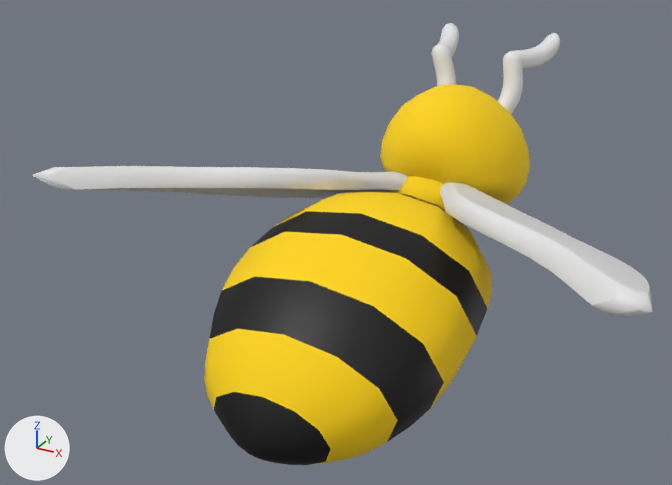
An edit to the FBX model BioPunchUnity/Assets/Models/Bee_Character.FBX, drawn before and after from the same camera.
Rendered twice from a camera (50 mm lens) standing at (0.416, -1.071, 0.54) and looking at (-0.065, -0.196, 0.103). The axes (+X, +Y, +Z) are drawn at lower left. The lights are the same throughout. Where no turn or scale is listed for an object, it has been applied to the vertices.

Before the edit, the objects in view are built like this:
```python
ob_bee_aile_gauche = bpy.data.objects.new('Bee_Aile_Gauche', me_mesh_008)
ob_bee_aile_gauche.parent = ob_bee_body
ob_bee_aile_gauche.location = (0.339, 3.044, -1.959)
ob_bee_aile_gauche.rotation_euler = (0.698, 0.0, 0.0)  # degrees (40, 0, 0)
ob_bee_aile_gauche.scale = (11.8, 10.8, 8.77)
ob_bee_aile_left = bpy.data.objects.new('Bee_Aile_Left', me_mesh_006)
ob_bee_aile_left.parent = ob_bee_body
ob_bee_aile_left.location = (0.339, 3.044, -1.959)
ob_bee_aile_left.rotation_euler = (0.698, 0.0, 0.0)  # degrees (40, 0, 0)
ob_bee_aile_left.scale = (11.8, 10.8, 8.77)
ob_bee_body = bpy.data.objects.new('Bee_Body', me_mesh)
ob_bee_body.location = (-0.001, -0.074, 0.12)
ob_bee_body.rotation_euler = (-0.785, 0.0, 0.0)  # degrees (-45, 0, 0)
ob_bee_body.scale = (0.00312, 0.00312, 0.00312)
ob_bee_booty = bpy.data.objects.new('Bee_Booty', me_mesh_007)
ob_bee_booty.parent = ob_bee_body
ob_bee_booty.location = (-0.565, -5.083, -12.62)
ob_bee_booty.rotation_euler = (-0.514, 0.0, 0.0)  # degrees (-29, 0, 0)
ob_bee_booty.scale = (3.3, 2.22, 2.68)
ob_bee_head = bpy.data.objects.new('Bee_Head', me_mesh_001)
ob_bee_head.parent = ob_bee_body
ob_bee_head.location = (0.339, 2.89, 1.734)
ob_bee_head.rotation_euler = (0.785, 0.0, 0.0)  # degrees (45, 0, 0)
ob_bee_head.scale = (2.02, 1.94, 1.94)
ob_capsule002 = bpy.data.objects.new('Capsule002', me_mesh_002)
ob_capsule002.location = (-0.041, 0.064, 0.197)
ob_capsule003 = bpy.data.objects.new('Capsule003', me_mesh_003)
ob_capsule003.location = (-0.061, 0.086, 0.267)
ob_capsule004 = bpy.data.objects.new('Capsule004', me_mesh_005)
ob_capsule004.location = (0.036, 0.061, 0.197)
ob_capsule005 = bpy.data.objects.new('Capsule005', me_mesh_004)
ob_capsule005.location = (0.034, 0.089, 0.268)
```
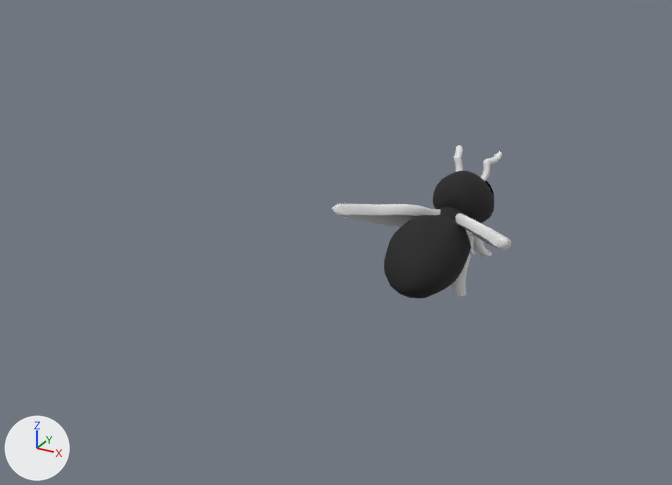
Commit message: Push character V2 + update in MAIN

What differs and where, as boxes [x1, y1, x2, y2] in the pictures (672 x 485 px):
'Bee_Booty', recoloured, moved, turned, rescaled
    before: [204, 192, 492, 465]
    after: [384, 215, 471, 298]
'Bee_Head', recoloured, moved, rescaled, turned
    before: [380, 84, 530, 204]
    after: [432, 171, 494, 223]
'Bee_Aile_Left', moved, rescaled, turned
    before: [32, 166, 407, 198]
    after: [331, 204, 441, 227]
'Bee_Aile_Gauche', moved, turned, rescaled
    before: [440, 182, 653, 317]
    after: [455, 213, 511, 250]
'Bee_Body', recoloured, moved, rescaled, turned
    before: [395, 176, 445, 210]
    after: [440, 207, 466, 231]
'Capsule004', deleted
    before: [498, 54, 523, 114]
'Capsule005', deleted
    before: [504, 33, 560, 70]
'Capsule002', deleted
    before: [432, 47, 456, 86]
'Capsule003', deleted
    before: [431, 23, 459, 56]
'Bee_R_Foot3', added
    after: [452, 253, 471, 297]
'Bee_R_Foot1', added
    after: [472, 235, 492, 257]
'Bee_Antenna_Right', added
    after: [481, 160, 490, 181]
'Bee_Antenna_Left', added
    after: [454, 156, 463, 172]
'Bee_EndAntenna_Right', added
    after: [484, 151, 502, 165]
'Bee_EndAntenna_Left', added
    after: [454, 145, 463, 157]
'Bee_R_Foot2', added
    after: [469, 237, 475, 255]
part 1 of me_mesh_007, recoloured
    before: [204, 192, 492, 465]
    after: [384, 215, 471, 298]
part 2 of me_mesh_007, recoloured
    before: [209, 193, 488, 465]
    after: [384, 220, 469, 298]
part 4 of me_mesh_001, recoloured
    before: [388, 84, 522, 145]
    after: [436, 171, 490, 197]

What changed in the scene script:
```text
Change me_mesh_007:
    where me_mesh_007.from_pydata(...)  # 218 vertices, 228 faces; spans x -13.9..13.9, y -15.4..12.4, z -44.3..3.3
    used by ob_bee_booty; parent = ob_bee_body; location = (-0.565, -5.083, -12.62); rotation_euler = (-0.514, 0.0, 0.0), in degrees (-29, 0, 0); scale = (3.3, 2.22, 2.68)
    me_mesh_007 part 1: all 96 faces that had it switch from mat_material__36 (yellow #ffd400) to mat_material__37 (black #1c1c1c)
    me_mesh_007 part 2: all 132 faces that had it switch from mat_material__35_slot__3_002 (black #000000) to mat_material__37 (black #1c1c1c)
Change me_mesh:
    where me_mesh.from_pydata(...)  # 266 vertices, 288 faces; spans x -15.1..15.1, y -15.1..15.1, z -15.1..15.1
    used by ob_bee_body; location = (-0.001, -0.074, 0.12); rotation_euler = (-0.785, 0.0, 0.0), in degrees (-45, 0, 0); scale = (0.00312, 0.00312, 0.00312)
    remove me_mesh.materials.append(mat_material__36)  # yellow #ffd400
    me_mesh part 3: the whole mesh is turned -152.5 degrees about the x axis through its middle and scaled by 0.151
    add me_mesh.materials.append(mat_material__37)  # black #1c1c1c
Change me_mesh_001:
    where me_mesh_001.from_pydata(...)  # 275 vertices, 276 faces; spans x -15.2..14.9, y -6.0..28.3, z -9.4..22.7
    used by ob_bee_head; parent = ob_bee_body; location = (0.339, 2.89, 1.734); rotation_euler = (0.785, 0.0, 0.0), in degrees (45, 0, 0); scale = (2.02, 1.94, 1.94)
    me_mesh_001 part 4: all 268 faces that had it switch from mat_material__36 (yellow #ffd400) to mat_material__37 (black #1c1c1c)
Remove ob_capsule004:
    ob_capsule004 = bpy.data.objects.new('Capsule004', me_mesh_005)
Change ob_bee_booty:
    ob_bee_booty.location: (-0.565, -5.083, -12.62) -> (-0.0634, -1.574, -0.599)
    ob_bee_booty.rotation_euler: (-0.514, 0.0, 0.0) -> (-1.324, 0.0, 0.0)  # degrees (-29, 0, 0) -> degrees (-76, 0, 0)
    ob_bee_booty.scale: (3.3, 2.22, 2.68) -> (0.371, 0.296, 0.301)
Remove ob_capsule002:
    ob_capsule002 = bpy.data.objects.new('Capsule002', me_mesh_002)
Change ob_bee_aile_left:
    ob_bee_aile_left.location: (0.339, 3.044, -1.959) -> (0.038, -0.174, -1.446)
    ob_bee_aile_left.rotation_euler: (0.698, 0.0, 0.0) -> (-0.0873, 0.0, 0.0)  # degrees (40, 0, 0) -> degrees (-5, 0, 0)
    ob_bee_aile_left.scale: (11.8, 10.8, 8.77) -> (1.32, 1.21, 1.72)
Change ob_bee_aile_gauche:
    ob_bee_aile_gauche.location: (0.339, 3.044, -1.959) -> (0.038, -0.174, -1.446)
    ob_bee_aile_gauche.rotation_euler: (0.698, 0.0, 0.0) -> (-0.0873, 0.0, 0.0)  # degrees (40, 0, 0) -> degrees (-5, 0, 0)
    ob_bee_aile_gauche.scale: (11.8, 10.8, 8.77) -> (1.32, 1.21, 1.72)
Change ob_bee_body:
    ob_bee_body.rotation_euler: (-0.785, 0.0, 0.0) -> (0.0, 0.0, 0.0)  # degrees (-45, 0, 0) -> degrees (0, 0, 0)
    ob_bee_body.location: (-0.001, -0.074, 0.12) -> (0.0, 0.002, 0.07)
    ob_bee_body.scale: (0.00312, 0.00312, 0.00312) -> (0.01, 0.01, 0.01)
Remove ob_capsule005:
    ob_capsule005 = bpy.data.objects.new('Capsule005', me_mesh_004)
Change ob_bee_head:
    ob_bee_head.rotation_euler: (0.785, 0.0, 0.0) -> (0.0, 0.0, 0.0)  # degrees (45, 0, 0) -> degrees (0, 0, 0)
    ob_bee_head.location: (0.339, 2.89, 1.734) -> (0.038, 1.02, -0.0188)
    ob_bee_head.scale: (2.02, 1.94, 1.94) -> (0.271, 0.26, 0.26)
Remove ob_capsule003:
    ob_capsule003 = bpy.data.objects.new('Capsule003', me_mesh_003)
Add ob_bee_r_foot2:
    ob_bee_r_foot2 = bpy.data.objects.new('Bee_R_Foot2', me_mesh_019)  # 142 vertices, 150 faces; spans x -0.024..-0.0134, y -0.0197..-0.0105, z -0.005..0.0204
    ob_bee_r_foot2.location = (0.046, 0.025, 0.031)
Add ob_bee_antenna_right:
    ob_bee_antenna_right = bpy.data.objects.new('Bee_Antenna_Right', me_mesh_004_1)  # 142 vertices, 150 faces; spans x -0.0048..0.0073, y -0.0039..0.0164, z -0.0004..0.0294
    ob_bee_antenna_right.location = (0.016, 0.068, 0.107)
Add ob_bee_r_foot3:
    ob_bee_r_foot3 = bpy.data.objects.new('Bee_R_Foot3', me_mesh_021)  # 142 vertices, 150 faces; spans x -0.0273..-0.0042, y -0.0759..-0.0416, z -0.0373..0.0174
    ob_bee_r_foot3.location = (0.046, 0.028, 0.026)
Add ob_bee_endantenna_left:
    ob_bee_endantenna_left = bpy.data.objects.new('Bee_EndAntenna_Left', me_mesh_003_1)  # 142 vertices, 150 faces; spans x -0.013..0.004, y -0.0013..0.0292, z -0.0043..0.0104
    ob_bee_endantenna_left.location = (-0.025, 0.077, 0.132)
Add ob_bee_r_foot1:
    ob_bee_r_foot1 = bpy.data.objects.new('Bee_R_Foot1', me_mesh_017)  # 142 vertices, 150 faces; spans x -0.0291..-0.007, y -0.0035..0.0351, z -0.0212..0.0242
    ob_bee_r_foot1.location = (0.046, 0.033, 0.026)
Add ob_bee_endantenna_right:
    ob_bee_endantenna_right = bpy.data.objects.new('Bee_EndAntenna_Right', me_mesh_005_1)  # 142 vertices, 150 faces; spans x -0.004..0.0142, y -0.0015..0.029, z -0.0043..0.0105
    ob_bee_endantenna_right.location = (0.015, 0.078, 0.132)
Add ob_bee_antenna_left:
    ob_bee_antenna_left = bpy.data.objects.new('Bee_Antenna_Left', me_mesh_002_1)  # 142 vertices, 150 faces; spans x -0.0125..0.0041, y -0.0042..0.0137, z -0.0004..0.0293
    ob_bee_antenna_left.location = (-0.019, 0.069, 0.107)
```
